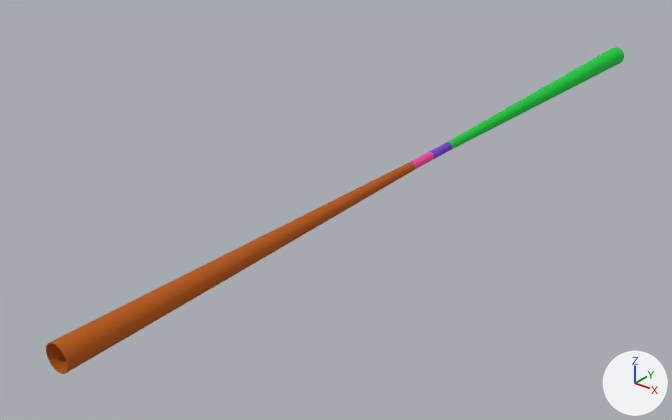
Before and after pictures for a commit that changed the glTF model src/assets/detectors/ALLEGRO_o2_v01.gltf.
One viewpoint serves both versions: a 50 mm camera at (124.0, -195.0, 95.0) aimed at (-16.0, -21.0, -13.0). Lighting does not change. The marker at lower right points along +X, +Y and +Z. The older version comes first. Where no turn or scale is listed for an object, it has been applied to the vertices.

The first picture shows 'tube_AlBeMet162_wall2_7.001', 'tube_AlBeMet162_wall_6.001', 'tube_VertexOuterAlb_wall_4.001' and 1 more.
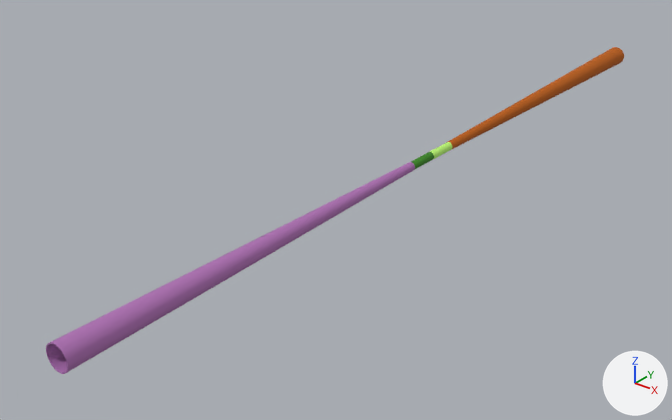
Location of each change, [x1, y1, x2, y2] in pixels of the pictures (672 x 420 px):
'tube_AlBeMet162_wall_6.001', recoloured
    both: [46, 162, 415, 374]
'tube_AlBeMet162_wall2_7.001', recoloured
    both: [446, 47, 624, 150]
'tube_VertexOuterAlb_wall_4.001', recoloured (pink to green)
    both: [411, 152, 434, 170]

The change in detail:
Material 'Material_0' (mat_material_0) changes colour from pink #f849a0 to green #3d8822; in linear values from (0.939, 0.0666, 0.352) to (0.0467, 0.246, 0.016).
Material 'Material_2' (mat_material_2) changes colour from orange #b85909 to pink #ae71b3; in linear values from (0.479, 0.0999, 0.00273) to (0.423, 0.165, 0.451).
Material 'Material_3' (mat_material_3) changes colour from green #12ce3d to orange #bb5e04; in linear values from (0.00605, 0.617, 0.0467) to (0.497, 0.112, 0.00121).
